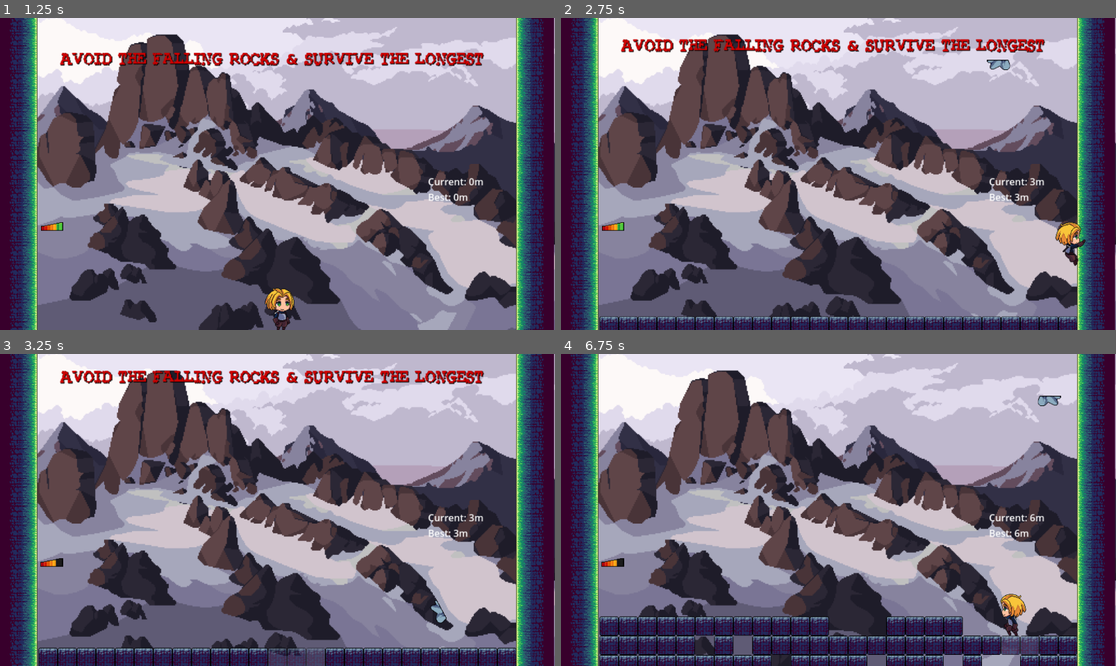
Above: before the commit, frames 1-4 (two rows, left to right).
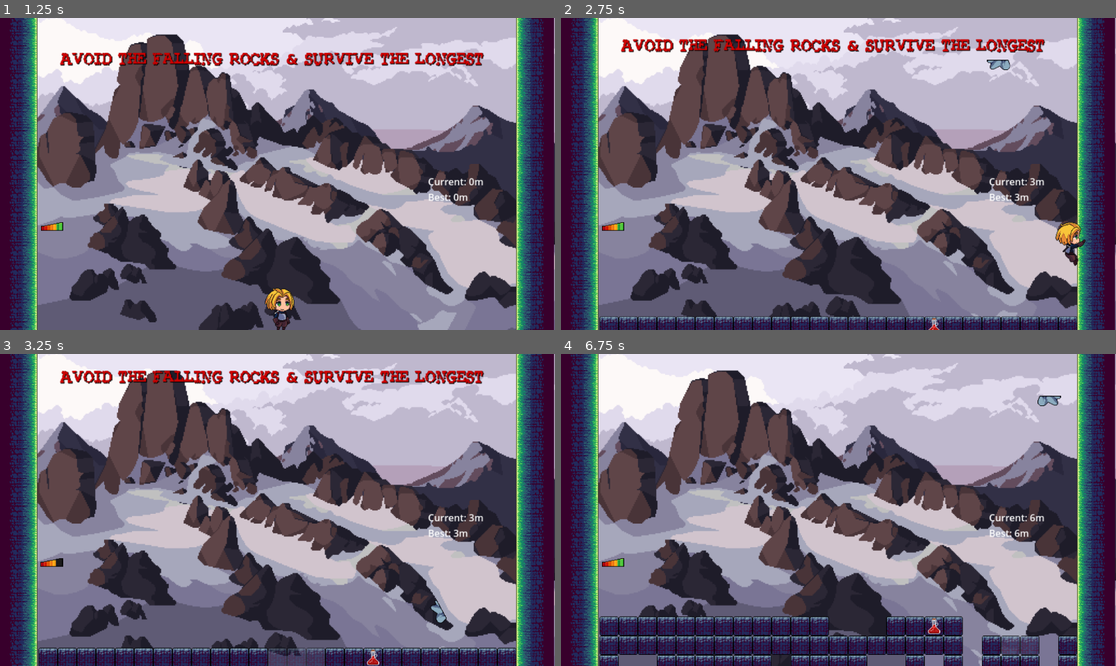
Above: after the commit, the same moments.

Repository: cXLilithXc/Assignement5GP
Game: Godot game, scene res://Scenes/main_menu.tscn
Two runs of this game, one before a commit and one after it. Both use one fixed random seed, a clock stepped at 60 frames per second and the inputs below.
Inputs:
- Up to frame 1 (1.25 s): click "Start Game" at 0.5 s
- Up to frame 2 (2.75 s): tap Enter (ui_accept) at 1.25, 1.52, 2.27 s; hold Right (ui_right) from 1.28 s (still down)
- Up to frame 3 (3.25 s): release Right (ui_right) at 2.78 s; hold Left (ui_left) from 2.78 s (still down)
- Up to frame 4 (6.75 s): release Left (ui_left) at 3.53 s; hold Right (ui_right) 3.53-5.03 s; tap Enter (ui_accept) at 3.77, 4.52, 5.27 s; hold Left (ui_left) 5.03-5.78 s; hold Right (ui_right) 5.78-6.53 s; hold Left (ui_left) from 6.53 s (still down)

Frame 1 is identical in both runs. In frame 2, less than 0.1% of the frame differs, in the area x 66-69%, y 96-100%; in frame 3, less than 0.1%; in frame 4, 2.3%, in the area x 7-90%, y 14-100%.

Commit message:
Potions Working

Diff:
--- a/Scenes/FloorSpawner.gd
+++ b/Scenes/FloorSpawner.gd
@@ -4,6 +4,7 @@
 @onready var right_limit = $FloorLimitRight
 @onready var hard_tiles_node = $"../../HardTiles"
 @onready var floor_spawner_location = $"../FloorSpawnerYPosition"
+var health_potion_scene: PackedScene = preload("res://Scenes/health_potion.tscn")
 signal depth_changed(depth_meters: int)
 var floor_tile_scene: PackedScene = preload("res://Scenes/hard_tile.tscn")
 var max_tile_quantity = 300;
@@ -25,18 +26,24 @@
 func spawn_row():
 	var left_limit_position = left_limit.global_position
 	var right_limit_position = right_limit.global_position
-	var new_tiles = []
 	var new_tile_position = left_limit_position
-	while(new_tile_position.x < right_limit_position.x):
-		var new_tile = floor_tile_scene.instantiate()
-		new_tile.global_position = new_tile_position
-		new_tile_position.x += tile_size # adjust new tile position
-		new_tiles.append(new_tile)
-	for i in range(len(new_tiles)):
+
+	while new_tile_position.x < right_limit_position.x:
 		if randf() > 0.80:
-			# 20% chance of skipping adding the tile
-			continue
-		hard_tiles_node.add_child(new_tiles[i])
+			# 20% chance to leave a gap
+			if randf() < 0.10:
+				# 10% chance to spawn a potion in that gap
+				var potion = health_potion_scene.instantiate()
+				potion.global_position = new_tile_position
+				hard_tiles_node.add_child(potion)
+		else:
+			# Otherwise spawn a tile
+			var tile = floor_tile_scene.instantiate()
+			tile.global_position = new_tile_position
+			hard_tiles_node.add_child(tile)
+
+		# Move to the next tile position regardless
+		new_tile_position.x += tile_size
 
 	spawn_next_location = global_position.y + tile_size
 	current_depth += 3
--- a/Scenes/boulder_dash.tscn
+++ b/Scenes/boulder_dash.tscn
@@ -15,6 +15,7 @@
 [ext_resource type="Texture2D" uid="uid://yax4b6flqnfm" path="res://Assets/third hit.png" id="8_q463n"]
 [ext_resource type="Theme" uid="uid://d213qxnwhb3cj" path="res://Fonts/title_theme.tres" id="10_j6osf"]
 [ext_resource type="Script" uid="uid://kho87xuiw04i" path="res://Scripts/game_over_zone.gd" id="10_kabln"]
+[ext_resource type="PackedScene" uid="uid://bu88b26kcp1pp" path="res://Scenes/health_potion.tscn" id="16_nrhpg"]
 
 [sub_resource type="RectangleShape2D" id="RectangleShape2D_p6a4y"]
 size = Vector2(32, 1996)
@@ -151,6 +152,10 @@
 [node name="MainCharacter" parent="." instance=ExtResource("3_x35cg")]
 position = Vector2(3, 14)
 
+[node name="HealthPotion" parent="MainCharacter" instance=ExtResource("16_nrhpg")]
+visible = false
+position = Vector2(-495, -88)
+
 [node name="RockSpawner" type="Node2D" parent="."]
 position = Vector2(0, -326)
 script = ExtResource("4_6li3k")
@@ -185,5 +190,6 @@
 position = Vector2(-2.5, -310)
 shape = SubResource("RectangleShape2D_tkyk6")
 
+[connection signal="body_entered" from="MainCharacter/HealthPotion" to="MainCharacter/HealthPotion" method="_on_body_entered"]
 [connection signal="timeout" from="RockSpawner/Timer" to="RockSpawner" method="_on_timer_timeout"]
 [connection signal="body_entered" from="GameOverZone" to="GameOverZone" method="_on_body_entered"]
--- /dev/null
+++ b/Scenes/health_potion.gd
@@ -0,0 +1,11 @@
+extends Area2D
+
+
+func _on_area_entered(area: Area2D) -> void:
+	print("Area entered: ", area.name)
+
+	if area.is_in_group("player"):
+		print("Health potion touched by player!")
+		if area.get_parent().has_method("restore_health"):
+			area.get_parent().restore_health()
+		queue_free()
--- /dev/null
+++ b/Scenes/health_potion.tscn
@@ -0,0 +1,20 @@
+[gd_scene load_steps=4 format=3 uid="uid://bu88b26kcp1pp"]
+
+[ext_resource type="Texture2D" uid="uid://6xqjdv7b2rka" path="res://Assets/redPotionMedium.png" id="1_00e4y"]
+[ext_resource type="Script" uid="uid://xq5ntg4q1qce" path="res://Scenes/health_potion.gd" id="1_x2qfu"]
+
+[sub_resource type="CapsuleShape2D" id="CapsuleShape2D_x2qfu"]
+radius = 13.0
+height = 32.0
+
+[node name="HealthPotion" type="Area2D"]
+collision_layer = 2
+script = ExtResource("1_x2qfu")
+
+[node name="CollisionShape2D" type="CollisionShape2D" parent="."]
+shape = SubResource("CapsuleShape2D_x2qfu")
+
+[node name="Sprite2D" type="Sprite2D" parent="."]
+texture = ExtResource("1_00e4y")
+
+[connection signal="area_entered" from="." to="." method="_on_area_entered"]
--- a/Scenes/main_character.tscn
+++ b/Scenes/main_character.tscn
@@ -199,7 +199,7 @@
 collision_mask = 3
 script = ExtResource("1_85gfh")
 
-[node name="damage" type="Area2D" parent="."]
+[node name="damage" type="Area2D" parent="." groups=["player"]]
 collision_mask = 8
 
 [node name="TakeDamage" type="CollisionShape2D" parent="damage"]
--- a/Scripts/CharacterBody2D.gd
+++ b/Scripts/CharacterBody2D.gd
@@ -93,9 +93,17 @@
 	# Hide all damage states
 	for i in range(hearts.size()):
 		hearts[i].visible = false
-
-	# Show correct one (only if health is less than 4)
 	if health < 4 and health > 0:
 		var index_to_show = health - 1
 		if index_to_show >= 0 and index_to_show < hearts.size():
 			hearts[index_to_show].visible = true
+
+
+
+
+
+
+func restore_health():
+	health = 4
+	update_health_bar()
+	print("Health restored!")
Binary file added: Assets/redPotionMedium.png
Not shown, added: Assets/redPotionMedium.png.import
Not shown: 1 places in Scenes/boulder_dash.tscn that only renumber resources
Not shown, added: Scenes/health_potion.gd.uid
Not shown, changed: ~$signment 5 - Boulder dash.docx
